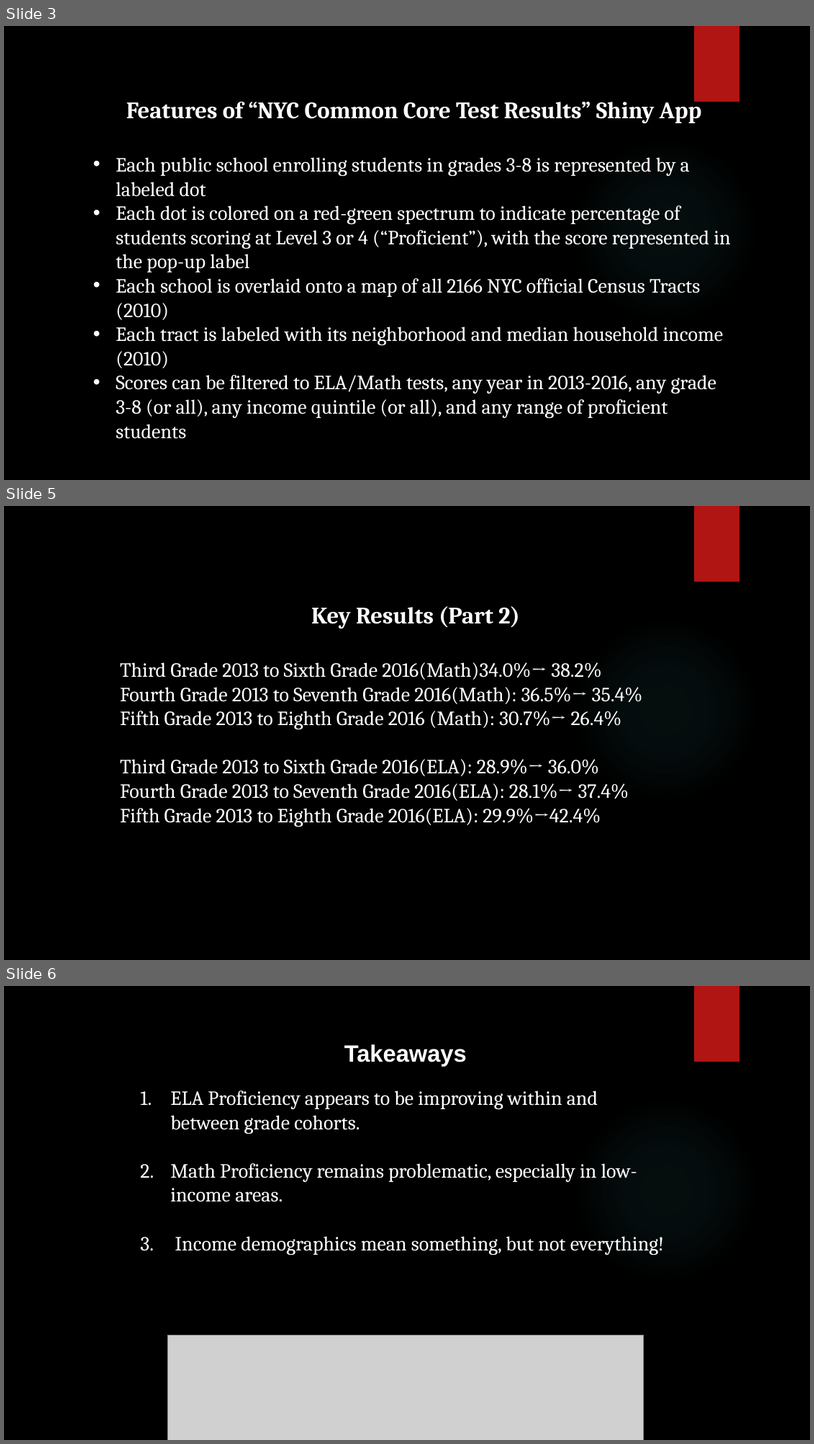
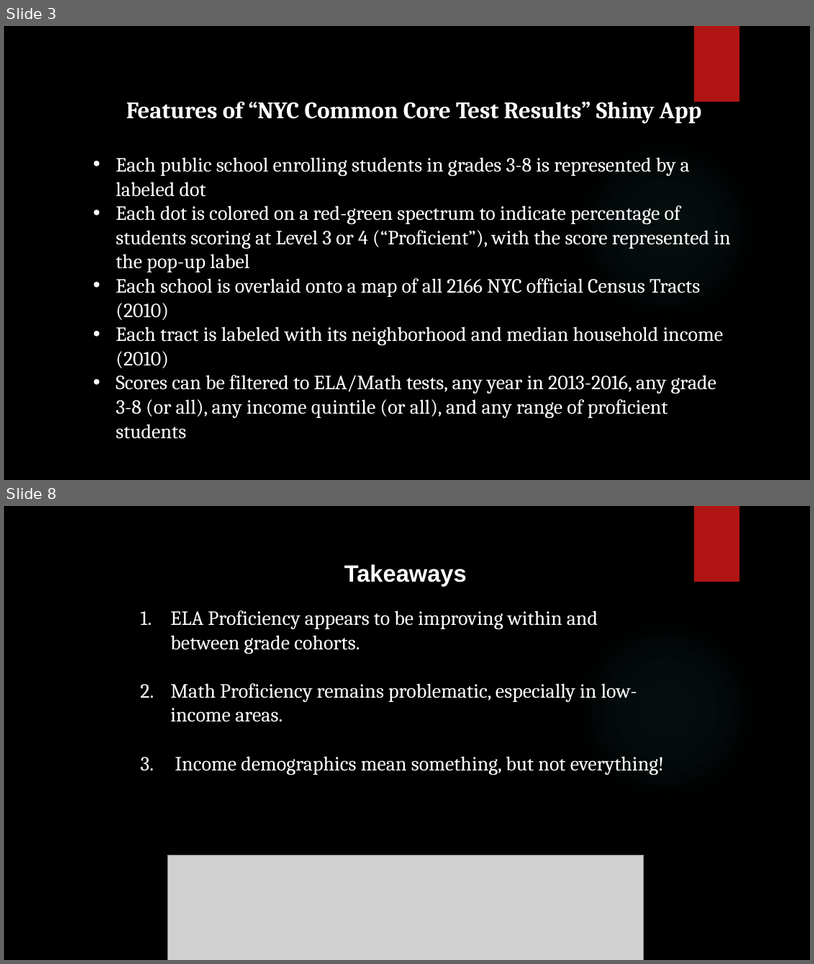
Before and after one commit to nycdatasci/bootcamp008_project, a slide deck: Project1-ExploreVis/davidletzler1/NYCSchoolMap.pptx. Shown one above the other, each under a label of ours: slides 3, 5 and 6 before the commit, slides 3 and 8 after it; the slides between them are not shown. The pictures are 814x1444 and 814x964 pixels, drawn with LibreOffice and Linux fonts; fonts in the diff are those of the drawing; grey boxes stand for pictures; background and template pictures are left out. Boxes give left, top, right and bottom in pixels: in the first picture for what was removed or moved away, otherwise in the second. Text is boxed around its words. In the diff, an @@ line names an element or a change of style, - is before the commit and + after.

```diff
--- a/Project1-ExploreVis/davidletzler1/NYCSchoolMap.pptx
+++ b/Project1-ExploreVis/davidletzler1/NYCSchoolMap.pptx
@@ slide 5 removed at (4, 506, 810, 960), background picture (left out); not listed: 2 template elements that a slide beside it also shows @@
@@ text removed at (120, 606, 643, 826) @@
-Key Results (Part 2)
-Third Grade 2013 to Sixth Grade 2016(Math)34.0%→ 38.2%
-Fourth Grade 2013 to Seventh Grade 2016(Math): 36.5%→ 35.4%
-Fifth Grade 2013 to Eighth Grade 2016 (Math): 30.7%→ 26.4%
-Third Grade 2013 to Sixth Grade 2016(ELA): 28.9%→ 36.0%
-Fourth Grade 2013 to Seventh Grade 2016(ELA): 28.1%→ 37.4%
-Fifth Grade 2013 to Eighth Grade 2016(ELA): 29.9%→42.4%
@@ what was slide 6 is now slide 8 @@
```
Also in this commit, not shown: 4 slides added, 1 other slide removed, 1 other file.
